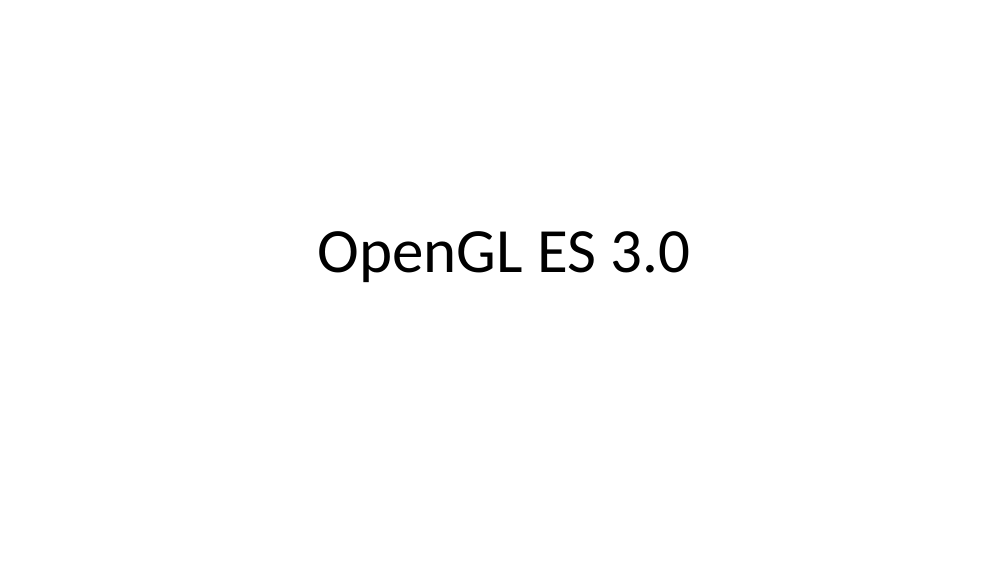
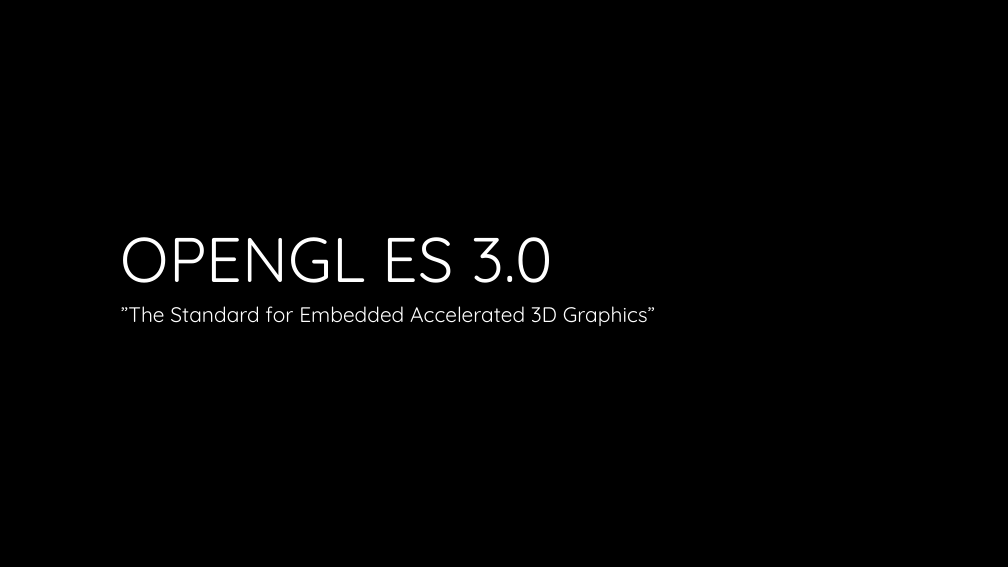
Before and after one commit to Jisti007/Mobile-Project-ideal-broccoli, a slide deck: slide 1 of presentation/OpenGL ES 3.pptx. Drawn at 1008x567 pixels with LibreOffice and Linux fonts; fonts in the diff are those of the drawing; background and template pictures are left out. Boxes give left, top, right and bottom in pixels: in the first picture for what was removed or moved away, otherwise in the second. Text is boxed around its words. In the diff, an @@ line names an element or a change of style, - is before the commit and + after.

```diff
--- a/presentation/OpenGL ES 3.pptx
+++ b/presentation/OpenGL ES 3.pptx
@@ background #FFFFFF to #000000 @@
@@ title at box(121, 237, 553, 283): text changed; font Calibri to Quicksand; text colour #000000 to #FFFFFF @@
-OpenGL ES 3.0
+OPENGL ES 3.0
@@ subtitle added at box(121, 306, 655, 326), 20 pt, text #FFFFFF @@
+”The Standard for Embedded Accelerated 3D Graphics”
```
Also in this commit, not shown: 4 other slides changed, 1 slide added, 1 slide removed, 2 other files.
